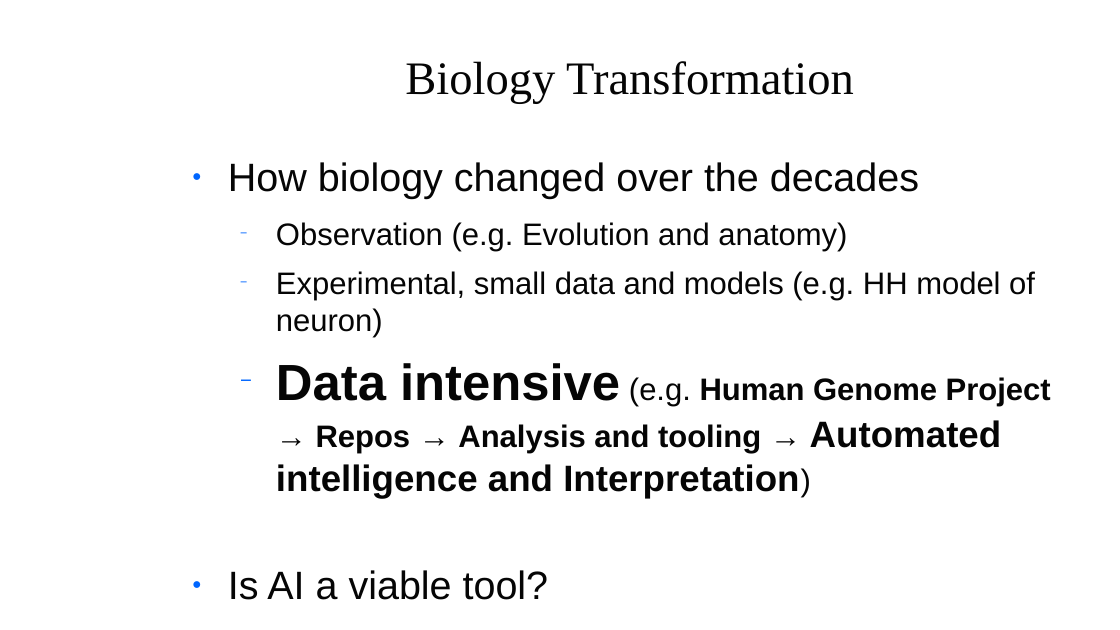
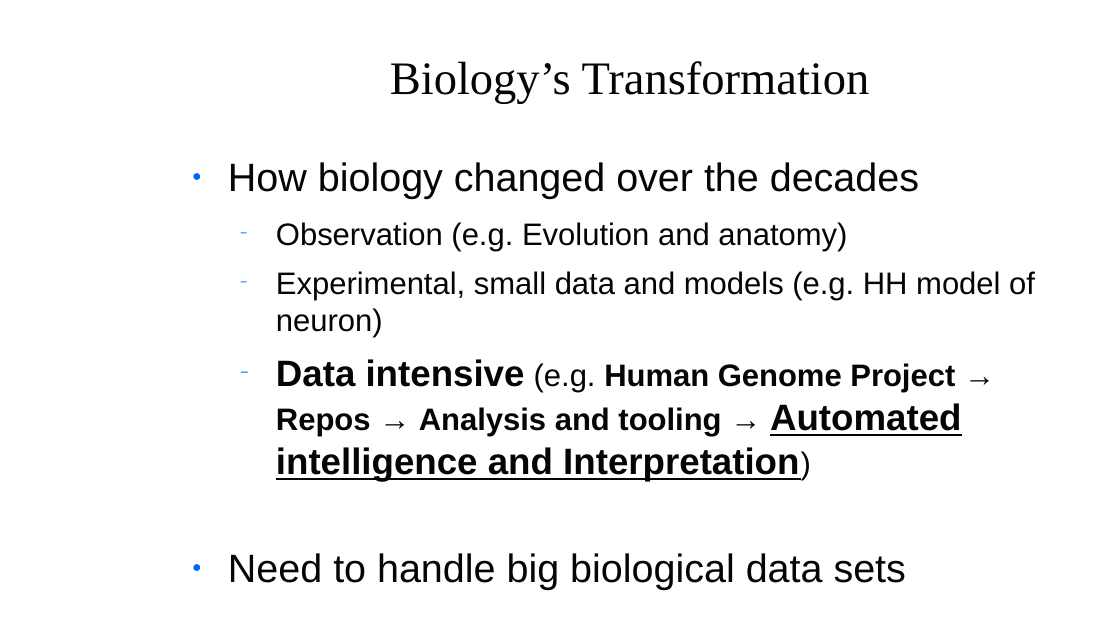
Before and after one commit to zoldello/jsdoc-talk, a slide deck: slide 12 of slides.pptx. Drawn at 1120x630 pixels with LibreOffice and Linux fonts; fonts in the diff are those of the drawing; background and template pictures are left out. Boxes give left, top, right and bottom in pixels: in the first picture for what was removed or moved away, otherwise in the second. Text is boxed around its words. In the diff, an @@ line names an element or a change of style, - is before the commit and + after.

```diff
--- a/slides.pptx
+++ b/slides.pptx
@@ text at (390, 61, 870, 104): text changed @@
-Biology Transformation
+Biology’s Transformation
@@ text at (276, 359, 962, 481): size 36 to 26 pt in "Data intensive"; underline on in "Automated intelligence and Interpretation)" @@
@@ text at (228, 553, 906, 590): text changed @@
-● Is AI a viable tool?
+● Need to handle big biological data sets
```
Also in this commit, not shown: 11 other slides changed, 11 other files.
